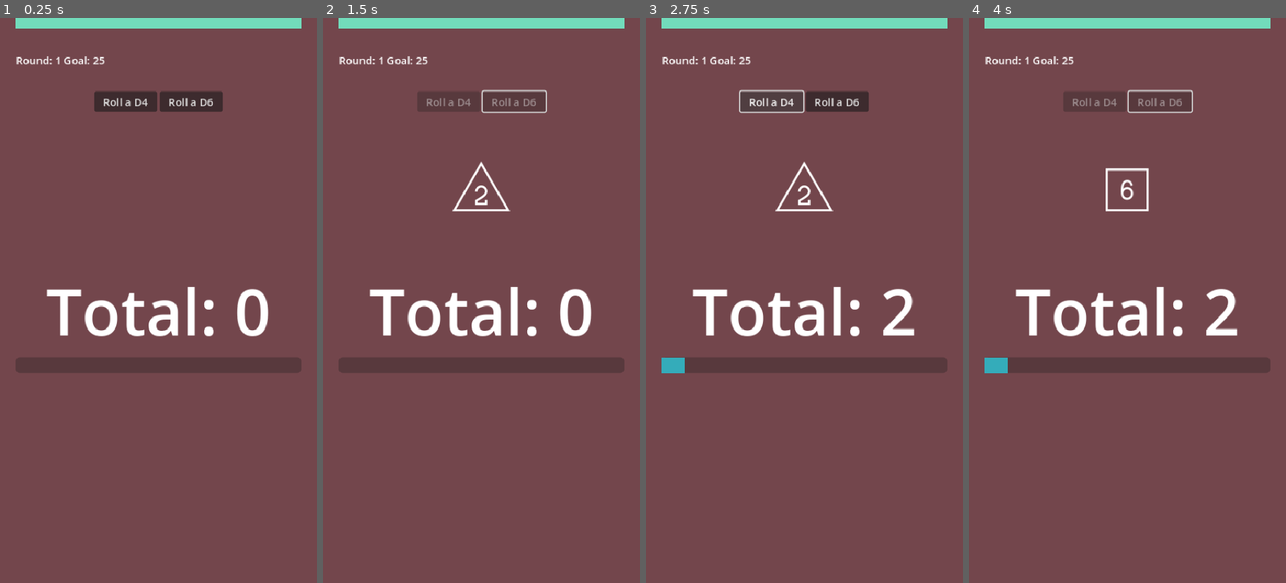
Above: before the commit, frames 1-4 (left to right).
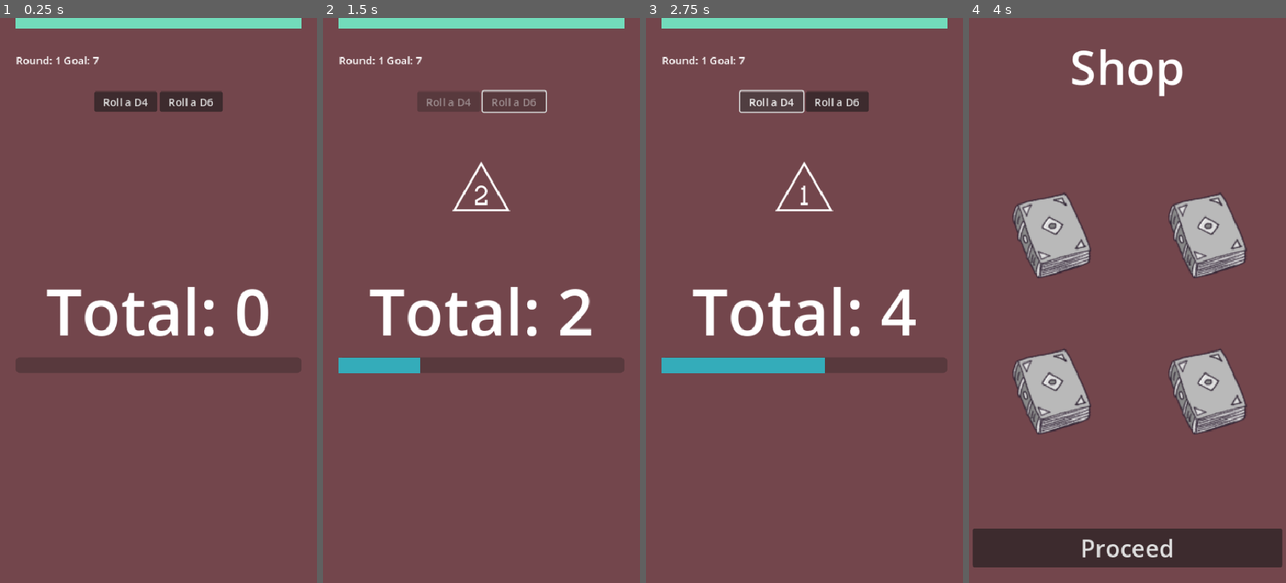
Above: after the commit, the same moments.

Repository: Kynazeras/dice-roller
Game: Godot game, scene res://scenes/main.tscn
The game is run twice, just before and just after one commit, with the same random seed, the same clock (stepped at 60 frames per second) and the same inputs.
Inputs (mouse positions are in pixels of both pictures, inside the frame that each line leads up to):
- Up to frame 1 (0.25 s): no input
- Up to frame 2 (1.5 s): click "Roll a D4" at 0.5 s; click (513, 102) at 1.25 s, where only the run after the commit has a clickable "Roll a D6"
- Up to frame 3 (2.75 s): click (772, 102) at 2 s, where only the run after the commit has a clickable "Roll a D4"
- Up to frame 4 (4 s): click "Roll a D6" at 2.75 s; click (1127, 351) at 3.5 s, where only the run after the commit has a clickable "Next"

The runs differ from the first frame. In frame 1, less than 0.1% of the frame differs, in the area x 29-34%, y 6-9%; in frame 2, 1.2%; in frame 3, 1.8%; in frame 4, 25%, in the area x 1-99%, y 0-98%.

Commit message:
feat(loop): Adds health bar

Diff:
--- a/autoloads/dice_roll_manager.gd
+++ b/autoloads/dice_roll_manager.gd
@@ -17,7 +17,6 @@
 
 	# Apply modifiers to the roll result
 	for modifier in GameManager.game_state.active_modifiers:
-		print(modifier.modifier_name)
 		result = modifier.apply(result)
 
 	round_state.rolls.append(result)
--- a/autoloads/game_manager.gd
+++ b/autoloads/game_manager.gd
@@ -4,7 +4,7 @@
 signal round_ended(round_index: int, result: RoundResult)
 signal roll_started(dice: Dice)
 signal roll_completed(roll_result: RollResult, round_total: int)
-signal health_changed(new_health: int, change: int)
+signal health_changed(new_health: int, max_health: int)
 signal money_changed(new_money: int)
 signal game_over(win: bool)
 signal shop_opened(items: Array[ShopItem])
@@ -35,6 +35,8 @@
 
 var roll_timer: Timer = Timer.new()
 
+var round_history: Array = [] # This will store summaries of each round for the round summary screen
+
 func _ready() -> void:
 	roll_timer.wait_time = GameConfigManager.get_roll_animation_time()
 	roll_timer.one_shot = true
@@ -51,6 +53,7 @@
 	game_state.total_rolled = 0
 	game_state.money_spent = 0
 	game_state.current_round = 0
+	round_history.clear()
 
 	# 2. Build the player's starting dice from the catalog
 	game_state.player_dice = []
@@ -141,28 +144,40 @@
 
 	end_round(RoundResult.UNDER)
 
+
+func update_round_history(result: RoundResult, damage: int) -> void:
+	var summary: RoundSummaryData = RoundSummaryData.new()
+	summary.round_index = game_state.current_round
+	summary.result = result
+	summary.total = game_state.round_state.get_total()
+	summary.goal = game_state.round_state.goal
+	summary.damage = damage
+	round_history.append(summary)
+
+
 func end_round(result: RoundResult) -> void:
 	game_state.money += game_state.round_state.get_total()
-	var round_damage: int = calculate_damage(result)
-	game_state.health -= round_damage
-	health_changed.emit(game_state.health, -round_damage)
+	# var round_damage: int = calculate_damage(result)
+	# game_state.health -= round_damage
+	# health_changed.emit(game_state.health, game_state.max_health)
+	update_round_history(result, 0) # Placeholder damage value until we decide how to handle health changes on the round summary screen
+	_pending_round_total = 0
+	_pending_roll_result = null
 	match result:
 		RoundResult.EXACT:
 			current_state = State.MODIFIER_REWARD
 			modifier_reward_offered.emit(GameConfigManager.get_modifier_rewards_for_round(game_state.current_round))
 		RoundResult.OVER:
 			if game_state.health > 0:
-				# open_shop()
-				round_ended.emit(game_state.current_round - 1, result)
-				start_round(game_state.current_round + 1)
+				round_ended.emit(game_state.current_round, result)
+				SceneManager.change_scene("res://scenes/round_summary.tscn")
 			else:
 				current_state = State.GAME_OVER
 				game_over.emit(false)
 		RoundResult.UNDER:
 			if game_state.health > 0:
-				# open_shop()
-				round_ended.emit(game_state.current_round - 1, result)
-				start_round(game_state.current_round + 1)
+				round_ended.emit(game_state.current_round, result)
+				SceneManager.change_scene("res://scenes/round_summary.tscn")
 			else:
 				current_state = State.GAME_OVER
 				game_over.emit(false)
--- /dev/null
+++ b/autoloads/scene_manager.gd
@@ -0,0 +1,39 @@
+extends Node
+
+const SCENE_DIRECTORY: String = "res://scenes/"
+
+var available_scenes: Array = []
+
+
+# Called when the node enters the scene tree for the first time.
+func _ready() -> void:
+	available_scenes = get_scenes_from_directory()
+
+
+func get_current_scene() -> String:
+	var current_scene: Node = get_tree().current_scene
+	if current_scene:
+		print("current scene: %s" % current_scene.name)
+		return current_scene.name
+	return ""
+
+
+func change_scene(scene_name: String) -> void:
+	if scene_name in available_scenes:
+		get_tree().change_scene_to_file(scene_name)
+	else:
+		push_error("SceneManager: Scene '%s' not found in available scenes" % scene_name)
+
+
+func get_scenes_from_directory() -> Array:
+	var scenes = []
+	var dir = DirAccess.open(SCENE_DIRECTORY)
+	if dir:
+		dir.list_dir_begin()
+		var file_name = dir.get_next()
+		while file_name != "":
+			if file_name.ends_with(".tscn"):
+				scenes.append(SCENE_DIRECTORY + file_name)
+			file_name = dir.get_next()
+		dir.list_dir_end()
+	return scenes
--- /dev/null
+++ b/components/health_component.gd
@@ -0,0 +1,59 @@
+class_name HealthComponent
+extends Node
+
+# Thank you to ZauraGS for this health component
+# https://github.com/ZauraGS/HealthComponent/blob/main/Components/Health/health_component.gd
+
+
+enum TYPE { DAMAGE, HEALING, RESURRECTION }
+
+signal health_changed(current_amount: int, max_amount: int)
+signal damaged(amount: int)
+signal healed(amount: int)
+signal resurrected
+signal died(overkill: int)
+
+@export var max_health: int = 25
+@export var god_mode: bool = false
+var current_health: int = max_health :
+	set(value):
+		current_health = clamp(value, 0, max_health)
+		health_changed.emit(current_health, max_health)
+var dead: bool = false
+
+
+func take_damage(damage: int) -> void:
+	_change_health(damage, TYPE.DAMAGE)
+
+
+func take_healing(healing: int) -> void:
+	_change_health(healing, TYPE.HEALING)
+
+
+func resurrect(healing: int) -> void:
+	_change_health(healing, TYPE.RESURRECTION)
+
+
+func _change_health(amount: int, type: TYPE) -> void:
+	match type:
+		TYPE.HEALING:
+			if dead:
+				return
+			current_health += amount
+			healed.emit(amount)
+		TYPE.RESURRECTION:
+			if not dead:
+				return
+			dead = false
+			current_health += amount
+			healed.emit(amount)
+			resurrected.emit()
+		TYPE.DAMAGE:
+			if god_mode:
+				return
+			var overkill: int = amount - current_health
+			current_health -= amount
+			damaged.emit(amount)
+			if current_health <= 0:
+				dead = true
+				died.emit(overkill)
--- /dev/null
+++ b/components/round_summary_data.gd
@@ -0,0 +1,9 @@
+class_name RoundSummaryData
+extends Resource
+
+
+@export var round_index: int = 0
+@export var result: GameManager.RoundResult = GameManager.RoundResult.UNDER
+@export var total: int = 0
+@export var goal: int = 0
+@export var damage: int = 0
--- a/data/game_config.json
+++ b/data/game_config.json
@@ -3,9 +3,9 @@
   "starting_dice": ["d4", "d6"],
   "reroll_cost_base": 5,
   "reroll_cost_scaling": 3,
-  "roll_animation_time": 2.0,
+  "roll_animation_time": 0.3,
   "rounds": [
-    { "goal": 25, "free_rerolls": 1 },
+    { "goal": 7, "free_rerolls": 1 },
     { "goal": 36, "free_rerolls": 1 },
     { "goal": 57, "free_rerolls": 1 }
   ]
--- a/project.godot
+++ b/project.godot
@@ -22,6 +22,7 @@
 GameConfigManager="*res://autoloads/game_config.gd"
 GameManager="*res://autoloads/game_manager.gd"
 SaveManager="*res://autoloads/save_manager.gd"
+SceneManager="*res://autoloads/scene_manager.gd"
 
 [display]
 
--- a/scenes/health_bar.tscn
+++ b/scenes/health_bar.tscn
@@ -1,6 +1,7 @@
-[gd_scene load_steps=2 format=3 uid="uid://de77rnee1psnf"]
+[gd_scene load_steps=3 format=3 uid="uid://de77rnee1psnf"]
 
 [ext_resource type="Script" uid="uid://d3uq06h3o3grg" path="res://scripts/health_bar.gd" id="1_1bvlm"]
+[ext_resource type="Script" uid="uid://b5xmv6mnbo72f" path="res://components/health_component.gd" id="2_y3kqx"]
 
 [node name="HealthBar" type="ProgressBar"]
 custom_minimum_size = Vector2(0, 16)
@@ -10,3 +11,8 @@
 value = 100.0
 show_percentage = false
 script = ExtResource("1_1bvlm")
+
+[node name="HealthComponent" type="Node" parent="."]
+unique_name_in_owner = true
+script = ExtResource("2_y3kqx")
+metadata/_custom_type_script = "uid://b5xmv6mnbo72f"
--- /dev/null
+++ b/scenes/round_summary.tscn
@@ -0,0 +1,80 @@
+[gd_scene load_steps=2 format=3 uid="uid://b7s83ianfrk2j"]
+
+[ext_resource type="Script" uid="uid://dvukyg5ni0s3g" path="res://scripts/round_summary.gd" id="1_round_summary"]
+
+[node name="RoundSummary" type="CanvasLayer"]
+script = ExtResource("1_round_summary")
+
+[node name="Root" type="Control" parent="."]
+layout_mode = 3
+anchors_preset = 15
+anchor_right = 1.0
+anchor_bottom = 1.0
+grow_horizontal = 2
+grow_vertical = 2
+
+[node name="ColorRect" type="ColorRect" parent="Root"]
+modulate = Color(1, 1, 1, 0.42745098)
+layout_mode = 1
+anchors_preset = 15
+anchor_right = 1.0
+anchor_bottom = 1.0
+grow_horizontal = 2
+grow_vertical = 2
+color = Color(1, 0.654902, 0.64705884, 1)
+
+[node name="MarginContainer" type="MarginContainer" parent="Root"]
+layout_mode = 1
+anchors_preset = 15
+anchor_right = 1.0
+anchor_bottom = 1.0
+grow_horizontal = 2
+grow_vertical = 2
+theme_override_constants/margin_left = 24
+theme_override_constants/margin_top = 48
+theme_override_constants/margin_right = 24
+theme_override_constants/margin_bottom = 48
+
+[node name="CenterContainer" type="CenterContainer" parent="Root/MarginContainer"]
+layout_mode = 2
+
+[node name="VBoxContainer" type="VBoxContainer" parent="Root/MarginContainer/CenterContainer"]
+layout_mode = 2
+
+[node name="RoundResultLabel" type="Label" parent="Root/MarginContainer/CenterContainer/VBoxContainer"]
+layout_mode = 2
+theme_override_font_sizes/font_size = 72
+text = "You won"
+horizontal_alignment = 1
+
+[node name="CenterContainer" type="CenterContainer" parent="Root/MarginContainer/CenterContainer/VBoxContainer"]
+layout_mode = 2
+
+[node name="GridContainer" type="GridContainer" parent="Root/MarginContainer/CenterContainer/VBoxContainer/CenterContainer"]
+layout_mode = 2
+columns = 2
+
+[node name="TotalRolledLabel" type="Label" parent="Root/MarginContainer/CenterContainer/VBoxContainer/CenterContainer/GridContainer"]
+layout_mode = 2
+text = "Total Rolled: "
+horizontal_alignment = 2
+
+[node name="TotalRolled" type="Label" parent="Root/MarginContainer/CenterContainer/VBoxContainer/CenterContainer/GridContainer"]
+unique_name_in_owner = true
+layout_mode = 2
+text = "69"
+
+[node name="HealthGainLabel" type="Label" parent="Root/MarginContainer/CenterContainer/VBoxContainer/CenterContainer/GridContainer"]
+layout_mode = 2
+text = "Health Gained: "
+horizontal_alignment = 2
+
+[node name="HealthGain" type="Label" parent="Root/MarginContainer/CenterContainer/VBoxContainer/CenterContainer/GridContainer"]
+unique_name_in_owner = true
+layout_mode = 2
+text = "+3"
+
+[node name="NextRoundButton" type="Button" parent="Root/MarginContainer/CenterContainer/VBoxContainer"]
+unique_name_in_owner = true
+layout_mode = 2
+text = "Next"
--- /dev/null
+++ b/scenes/shop_ui.tscn
@@ -0,0 +1,115 @@
+[gd_scene load_steps=3 format=3 uid="uid://c8x8cu6p4i30"]
+
+[ext_resource type="Texture2D" uid="uid://dvqij1o5a26ty" path="res://assets/book_1.png" id="1_fs6yy"]
+[ext_resource type="Script" uid="uid://6f72bnvf3y4h" path="res://scripts/shop_ui.gd" id="1_oixfk"]
+
+[node name="ShopUI" type="Control"]
+layout_mode = 3
+anchors_preset = 15
+anchor_right = 1.0
+anchor_bottom = 1.0
+grow_horizontal = 2
+grow_vertical = 2
+script = ExtResource("1_oixfk")
+
+[node name="MarginContainer" type="MarginContainer" parent="."]
+layout_mode = 1
+anchors_preset = 15
+anchor_right = 1.0
+anchor_bottom = 1.0
+grow_horizontal = 2
+grow_vertical = 2
+theme_override_constants/margin_left = 24
+theme_override_constants/margin_top = 24
+theme_override_constants/margin_right = 24
+theme_override_constants/margin_bottom = 24
+
+[node name="VBoxContainer" type="VBoxContainer" parent="MarginContainer"]
+layout_mode = 2
+
+[node name="Label" type="Label" parent="MarginContainer/VBoxContainer"]
+layout_mode = 2
+theme_override_font_sizes/font_size = 72
+text = "Shop"
+horizontal_alignment = 1
+
+[node name="CenterContainer" type="CenterContainer" parent="MarginContainer/VBoxContainer"]
+layout_mode = 2
+size_flags_vertical = 3
+
+[node name="MarginContainer" type="MarginContainer" parent="MarginContainer/VBoxContainer/CenterContainer"]
+layout_mode = 2
+
+[node name="GridContainer" type="GridContainer" parent="MarginContainer/VBoxContainer/CenterContainer/MarginContainer"]
+layout_mode = 2
+columns = 2
+
+[node name="MarginContainer" type="MarginContainer" parent="MarginContainer/VBoxContainer/CenterContainer/MarginContainer/GridContainer"]
+custom_minimum_size = Vector2(200, 200)
+layout_mode = 2
+theme_override_constants/margin_left = 16
+theme_override_constants/margin_top = 16
+theme_override_constants/margin_right = 16
+theme_override_constants/margin_bottom = 16
+
+[node name="CenterContainer" type="CenterContainer" parent="MarginContainer/VBoxContainer/CenterContainer/MarginContainer/GridContainer/MarginContainer"]
+layout_mode = 2
+
+[node name="TextureRect" type="TextureRect" parent="MarginContainer/VBoxContainer/CenterContainer/MarginContainer/GridContainer/MarginContainer/CenterContainer"]
+custom_minimum_size = Vector2(200, 200)
+layout_mode = 2
+texture = ExtResource("1_fs6yy")
+
+[node name="MarginContainer2" type="MarginContainer" parent="MarginContainer/VBoxContainer/CenterContainer/MarginContainer/GridContainer"]
+custom_minimum_size = Vector2(200, 200)
+layout_mode = 2
+theme_override_constants/margin_left = 16
+theme_override_constants/margin_top = 16
+theme_override_constants/margin_right = 16
+theme_override_constants/margin_bottom = 16
+
+[node name="CenterContainer" type="CenterContainer" parent="MarginContainer/VBoxContainer/CenterContainer/MarginContainer/GridContainer/MarginContainer2"]
+layout_mode = 2
+
+[node name="TextureRect" type="TextureRect" parent="MarginContainer/VBoxContainer/CenterContainer/MarginContainer/GridContainer/MarginContainer2/CenterContainer"]
+custom_minimum_size = Vector2(200, 200)
+layout_mode = 2
+texture = ExtResource("1_fs6yy")
+
+[node name="MarginContainer3" type="MarginContainer" parent="MarginContainer/VBoxContainer/CenterContainer/MarginContainer/GridContainer"]
+custom_minimum_size = Vector2(200, 200)
+layout_mode = 2
+theme_override_constants/margin_left = 16
+theme_override_constants/margin_top = 16
+theme_override_constants/margin_right = 16
+theme_override_constants/margin_bottom = 16
+
+[node name="CenterContainer" type="CenterContainer" parent="MarginContainer/VBoxContainer/CenterContainer/MarginContainer/GridContainer/MarginContainer3"]
+layout_mode = 2
+
+[node name="TextureRect" type="TextureRect" parent="MarginContainer/VBoxContainer/CenterContainer/MarginContainer/GridContainer/MarginContainer3/CenterContainer"]
+custom_minimum_size = Vector2(200, 200)
+layout_mode = 2
+texture = ExtResource("1_fs6yy")
+
+[node name="MarginContainer4" type="MarginContainer" parent="MarginContainer/VBoxContainer/CenterContainer/MarginContainer/GridContainer"]
+custom_minimum_size = Vector2(200, 200)
+layout_mode = 2
+theme_override_constants/margin_left = 16
+theme_override_constants/margin_top = 16
+theme_override_constants/margin_right = 16
+theme_override_constants/margin_bottom = 16
+
+[node name="CenterContainer" type="CenterContainer" parent="MarginContainer/VBoxContainer/CenterContainer/MarginContainer/GridContainer/MarginContainer4"]
+layout_mode = 2
+
+[node name="TextureRect" type="TextureRect" parent="MarginContainer/VBoxContainer/CenterContainer/MarginContainer/GridContainer/MarginContainer4/CenterContainer"]
+custom_minimum_size = Vector2(200, 200)
+layout_mode = 2
+texture = ExtResource("1_fs6yy")
+
+[node name="ProceedButton" type="Button" parent="MarginContainer/VBoxContainer"]
+unique_name_in_owner = true
+layout_mode = 2
+theme_override_font_sizes/font_size = 36
+text = "Proceed"
--- a/scripts/health_bar.gd
+++ b/scripts/health_bar.gd
@@ -1,17 +1,37 @@
 class_name HealthBar
 extends ProgressBar
 
+@onready var health_component: HealthComponent = %HealthComponent
+
 
 func _ready() -> void:
-	max_value = GameConfigManager.get_starting_health()
-	value = max_value
-	GameManager.health_changed.connect(_on_health_changed)
+	GameManager.round_ended.connect(_on_round_ended)
+	health_component.health_changed.connect(_on_health_changed)
+	update_health_bar()
+	print(value)
 
 
-# Called every frame. 'delta' is the elapsed time since the previous frame.
-func _process(delta: float) -> void:
-	pass
+func _on_health_changed(_current_amount: int, _max_amount: int) -> void:
+	update_health_bar()
 
 
-func _on_health_changed(new_health: int, change: int) -> void:
-	value = new_health
+func _on_round_ended(_round_index: int, round_result: GameManager.RoundResult) -> void:
+	health_component.take_damage(calculate_damage(round_result))
+
+
+func calculate_damage(result: GameManager.RoundResult) -> int:
+	match result:
+		GameManager.RoundResult.EXACT:
+			return 0
+		GameManager.RoundResult.OVER:
+			return (GameManager.game_state.round_state.get_total() - GameManager.game_state.round_state.goal) * 2
+		GameManager.RoundResult.UNDER:
+			return GameManager.game_state.round_state.goal - GameManager.game_state.round_state.get_total()
+		_:
+			push_warning("Plant: Invalid round result for damage calculation")
+			return 0
+
+
+func update_health_bar() -> void:
+	value = health_component.current_health
+	max_value = health_component.max_health
--- a/scripts/main.gd
+++ b/scripts/main.gd
@@ -24,22 +24,21 @@
 	GameManager.game_over.connect(_on_game_over)
 	GameManager.shop_opened.connect(_on_shop_opened)
 	GameManager.modifier_reward_offered.connect(_on_modifier_reward_offered)
-	add_starting_dice()
-	GameManager.start_new_game()
+	if GameManager.game_state == null:
+		GameManager.start_new_game()
+	else:
+		GameManager.start_round(GameManager.game_state.current_round + 1)
+
+	_populate_dice_buttons()
 
 
-func add_starting_dice() -> void:
-	var starting_dice_ids: Array = GameConfigManager.get_starting_dice_ids()
-	for dice_id in starting_dice_ids:
-		var dice_def: Dictionary = GameConfigManager.get_dice_def(dice_id)
-		if dice_def.is_empty():
-			push_error("Main: Starting dice '%s' not found in catalog" % dice_id)
-			continue
-		var dice: Dice = Dice.from_dict(dice_def)
+func _populate_dice_buttons() -> void:
+	for dice in GameManager.game_state.player_dice:
 		var dice_button: DiceButton = dice_button_scene.instantiate()
 		dice_button.dice = dice
 		dice_button.dice_selected.connect(_on_dice_selected)
 		dice_buttons.add_child(dice_button)
+
 
 func _on_round_started(_round_index: int, goal: int) -> void:
 	current_round_label.text = "Round: %d" % (_round_index + 1)
@@ -48,15 +47,8 @@
 	goal_bar.max_value = goal
 	total_label.text = "Total: 0"
 
-func _on_round_ended(_round_index: int, result: GameManager.RoundResult) -> void:
-	var result_text: String = ""
-	match result:
-		GameManager.RoundResult.EXACT:
-			result_text = "Exact! You hit the goal!"
-		GameManager.RoundResult.OVER:
-			result_text = "Over! You exceeded the goal."
-		GameManager.RoundResult.UNDER:
-			result_text = "Under! You didn't reach the goal."
+
+func _on_round_ended(_round_index: int, _result: GameManager.RoundResult) -> void:
 	goal_label.text = "Goal: -"
 	goal_bar.value = 0
 	goal_bar.max_value = 1
@@ -72,6 +64,7 @@
 	# You could add some animation or effects here based on the money change
 	pass
 
+
 func _on_game_over(win: bool) -> void:
 	if win:
 		game_over_label.text = "You Win!"
@@ -83,6 +76,7 @@
 func _on_shop_opened(_items: Array) -> void:
 	# You would implement your shop UI logic here to display the items
 	pass
+
 
 func _on_modifier_reward_offered(_modifiers: Array) -> void:
 	# You would implement your modifier reward UI logic here to display the offered modifiers
--- /dev/null
+++ b/scripts/round_summary.gd
@@ -0,0 +1,24 @@
+class_name RoundSummary
+extends CanvasLayer
+
+
+@onready var total_rolled_label: Label = %TotalRolled
+@onready var health_gain_label: Label = %HealthGain
+
+@onready var next_round_button: Button = %NextRoundButton
+
+# Called when the node enters the scene tree for the first time.
+func _ready() -> void:
+	if GameManager.game_state:
+		total_rolled_label.text = str(GameManager.round_history[GameManager.game_state.current_round].total)
+		health_gain_label.text = str(GameManager.round_history[GameManager.game_state.current_round].damage)
+	next_round_button.pressed.connect(_on_next_round_pressed)
+
+
+# Called every frame. 'delta' is the elapsed time since the previous frame.
+func _process(_delta: float) -> void:
+	pass
+
+
+func _on_next_round_pressed() -> void:
+	SceneManager.change_scene("res://scenes/shop_ui.tscn")
--- /dev/null
+++ b/scripts/shop_ui.gd
@@ -0,0 +1,12 @@
+extends Control
+
+
+@onready var proceed_button: Button = %ProceedButton
+
+# Called when the node enters the scene tree for the first time.
+func _ready() -> void:
+	proceed_button.pressed.connect(_on_proceed_pressed)
+
+
+func _on_proceed_pressed() -> void:
+	SceneManager.change_scene("res://scenes/main.tscn")
Binary file added: assets/bomb.png
Not shown, added: assets/bomb.png.import
Binary file added: assets/book_1.png
Not shown, added: assets/book_1.png.import
Binary file added: assets/cheese.png
Not shown, added: assets/cheese.png.import
Binary file added: assets/crown.png
Not shown, added: assets/crown.png.import
Not shown, added: autoloads/scene_manager.gd.uid
Not shown, added: components/health_component.gd.uid
Not shown, added: components/round_summary_data.gd.uid
Not shown, added: scripts/round_summary.gd.uid
(and 1 more such lines)
